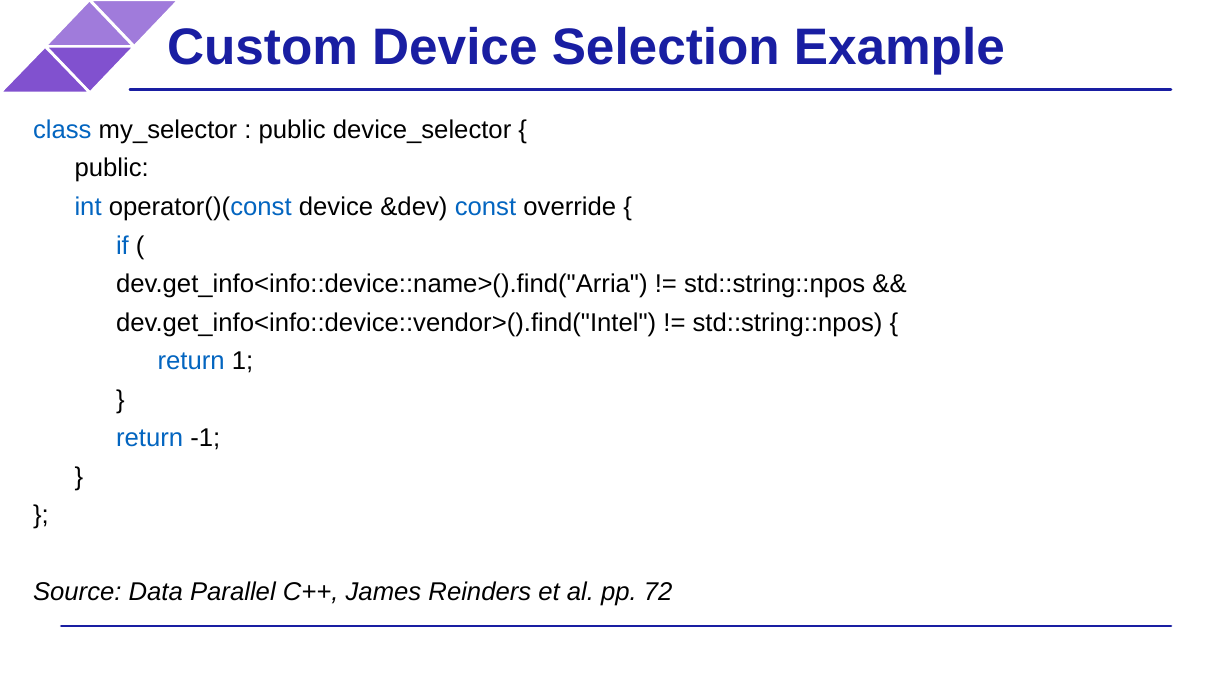
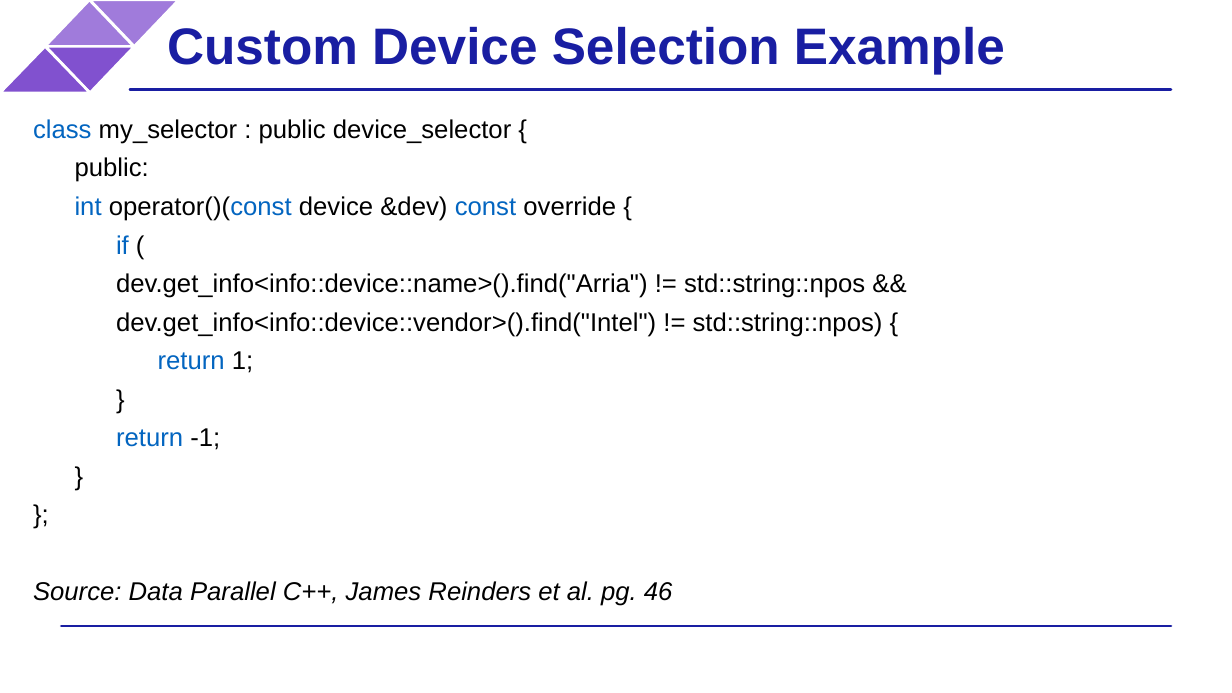
Before and after one commit to BenjaminMFindley/Reconfig-2-SYCL-DPCPP, a slide deck: slide 8 of Slides/SYCL intro.pptx. Drawn at 1232x693 pixels with LibreOffice and Linux fonts; fonts in the diff are those of the drawing; background and template pictures are left out. Boxes give left, top, right and bottom in pixels: in the first picture for what was removed or moved away, otherwise in the second. Text is boxed around its words. In the diff, an @@ line names an element or a change of style, - is before the commit and + after.

Commit message:
Data management, USM, Buffers

```diff
--- a/Slides/SYCL intro.pptx
+++ b/Slides/SYCL intro.pptx
@@ text at <box>33,581,673,606</box>: text changed @@
-Source: Data Parallel C++, James Reinders et al. pp. 72
+Source: Data Parallel C++, James Reinders et al. pg. 46
```
Also in this commit, not shown: 7 slides added, 1 other file.
